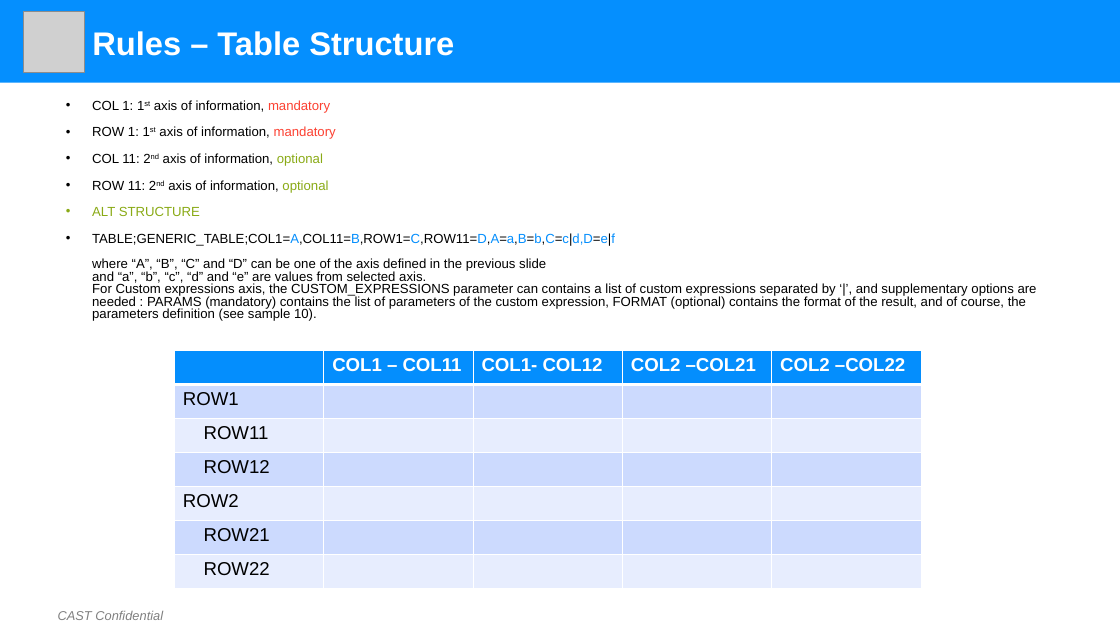
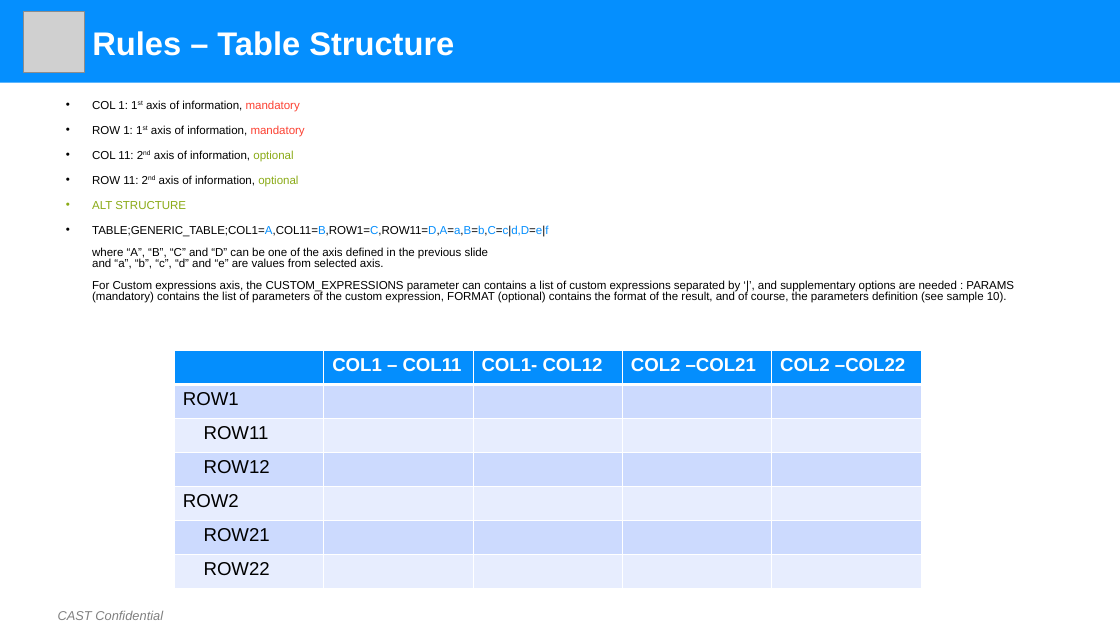
Before and after one commit to CAST-projects/ReportGenerator, a slide deck: slide 3 of CastReporting.Reporting/TemplatesFiles/Generic Table Definition.pptx. Drawn at 1120x630 pixels with LibreOffice and Linux fonts; fonts in the diff are those of the drawing; grey boxes stand for pictures; background and template pictures are left out. Boxes give left, top, right and bottom in pixels: in the first picture for what was removed or moved away, otherwise in the second. Text is boxed around its words. In the diff, an @@ line names an element or a change of style, - is before the commit and + after.

Commit message:
REPORTGEN-348: custom expression for portfolio generic content

```diff
--- a/CastReporting.Reporting/TemplatesFiles/Generic Table Definition.pptx
+++ b/CastReporting.Reporting/TemplatesFiles/Generic Table Definition.pptx
@@ text "COL 1: 1st axis of ..." at [92, 100, 1014, 303]: size 11.2 to 9.9 pt @@
```
Also in this commit, not shown: 2 other slides changed, 8 other files.
